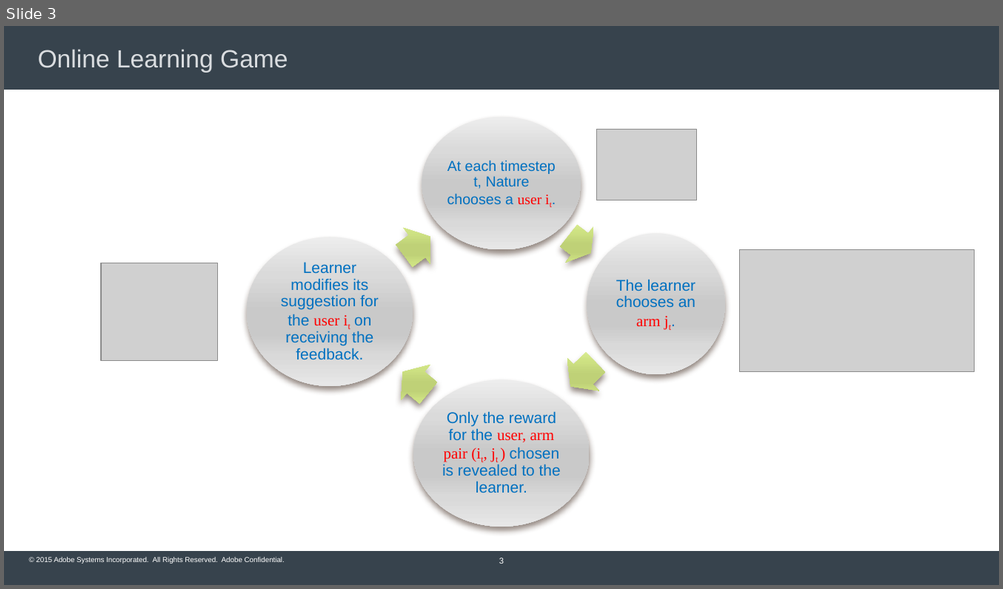
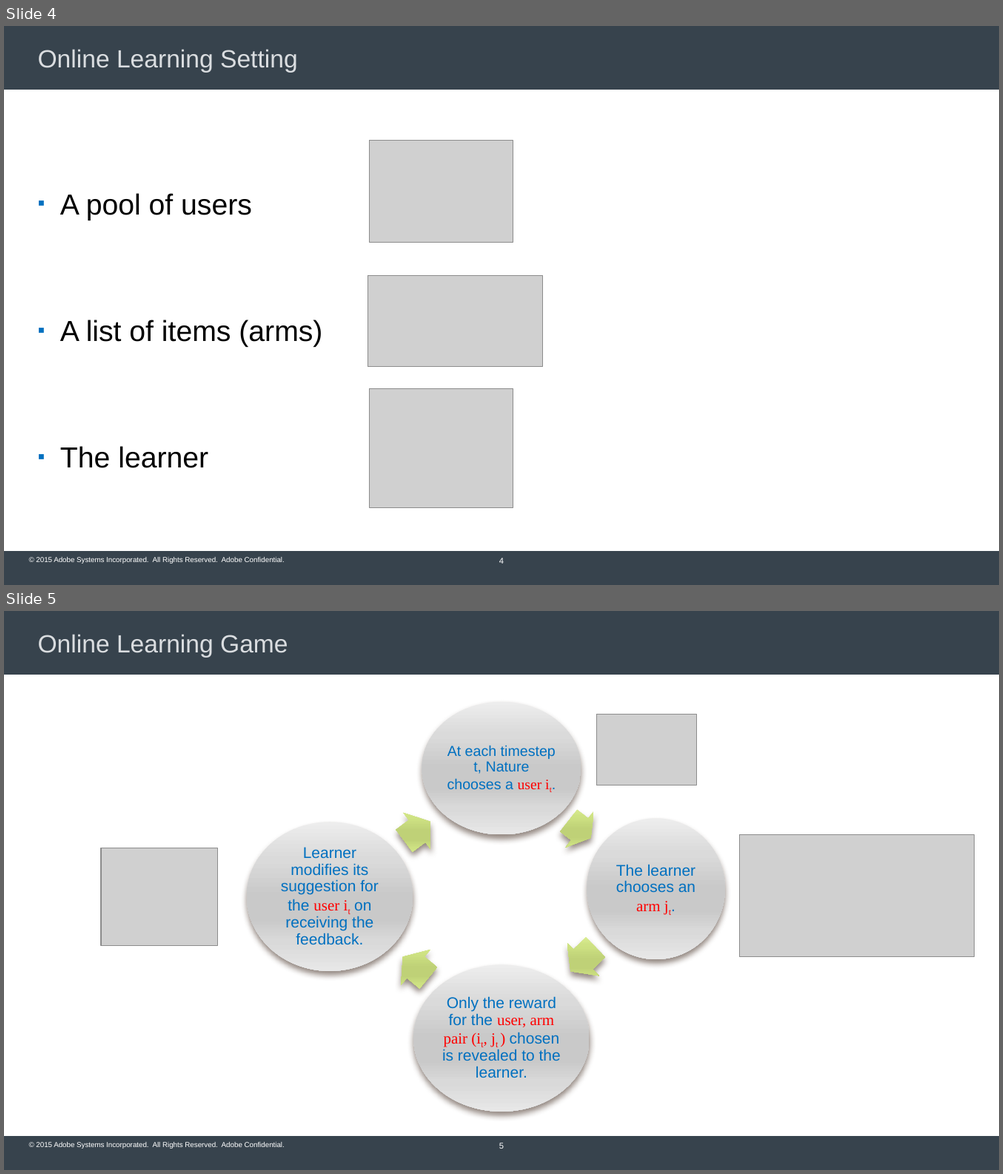
Before and after one commit to Subhojyoti/Adobe_Intern, a slide deck: Adobe PPT/Subho_Inception_talk.pptx. Shown one above the other, each under a label of ours: slide 3 before the commit, slides 4 and 5 after it. The pictures are 1003x589 and 1003x1174 pixels, drawn with LibreOffice and Linux fonts; fonts in the diff are those of the drawing; grey boxes stand for pictures; background and template pictures are left out. Boxes give left, top, right and bottom in pixels: in the first picture for what was removed or moved away, otherwise in the second. Text is boxed around its words. In the diff, an @@ line names an element or a change of style, - is before the commit and + after.

```diff
--- a/Adobe PPT/Subho_Inception_talk.pptx
+++ b/Adobe PPT/Subho_Inception_talk.pptx
@@ slide 4 added at box(4, 26, 999, 585), background #FFFFFF; not listed: 3 template elements that a slide beside it also shows @@
@@ title added at box(38, 49, 298, 73), 24 pt, text #DADDE0 @@
+Online Learning Setting
@@ picture added at box(370, 140, 513, 242) @@
@@ text added at box(60, 193, 322, 469), 28 pt, text #000000 @@
+▪ A pool of users
+▪ A list of items (arms)
+▪ The learner
@@ picture added at box(368, 276, 543, 368) @@
@@ picture added at box(370, 389, 513, 508) @@
@@ page number added at box(499, 558, 504, 564), 8 pt, text #FFFFFF @@
+4
@@ what was slide 3 is now slide 5 @@
@@ page number at box(499, 1143, 504, 1149): text changed @@
-3
+5
```
Also in this commit, not shown: 2 slides changed, 1 other slide added, 1 other file.
